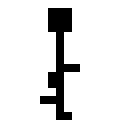
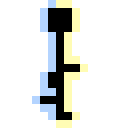
Before/after of a 128x128 layered artwork. What changed in the layer stack:
renamed "Layer 13" to "Layer 17", painted on it over [32, 0, 88, 128]
